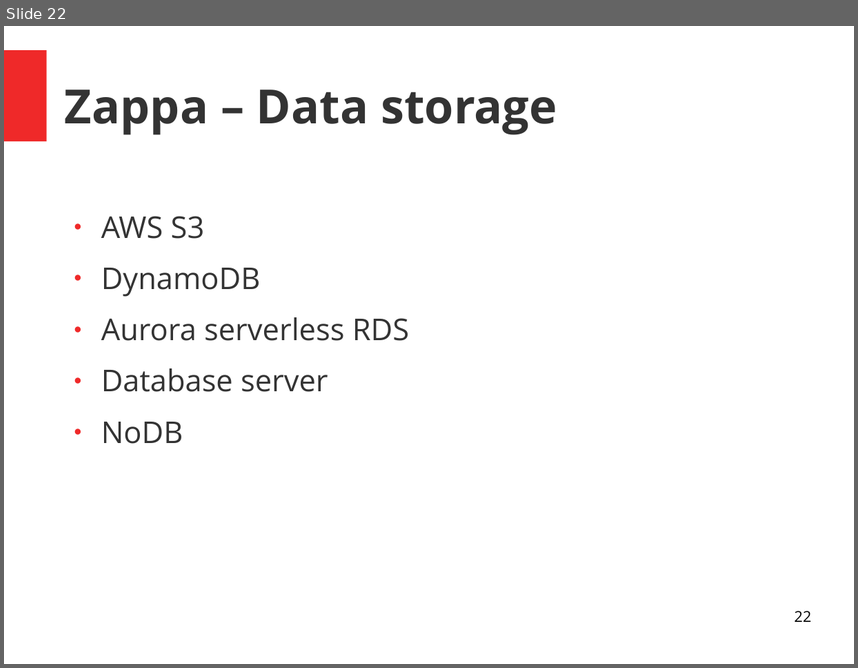
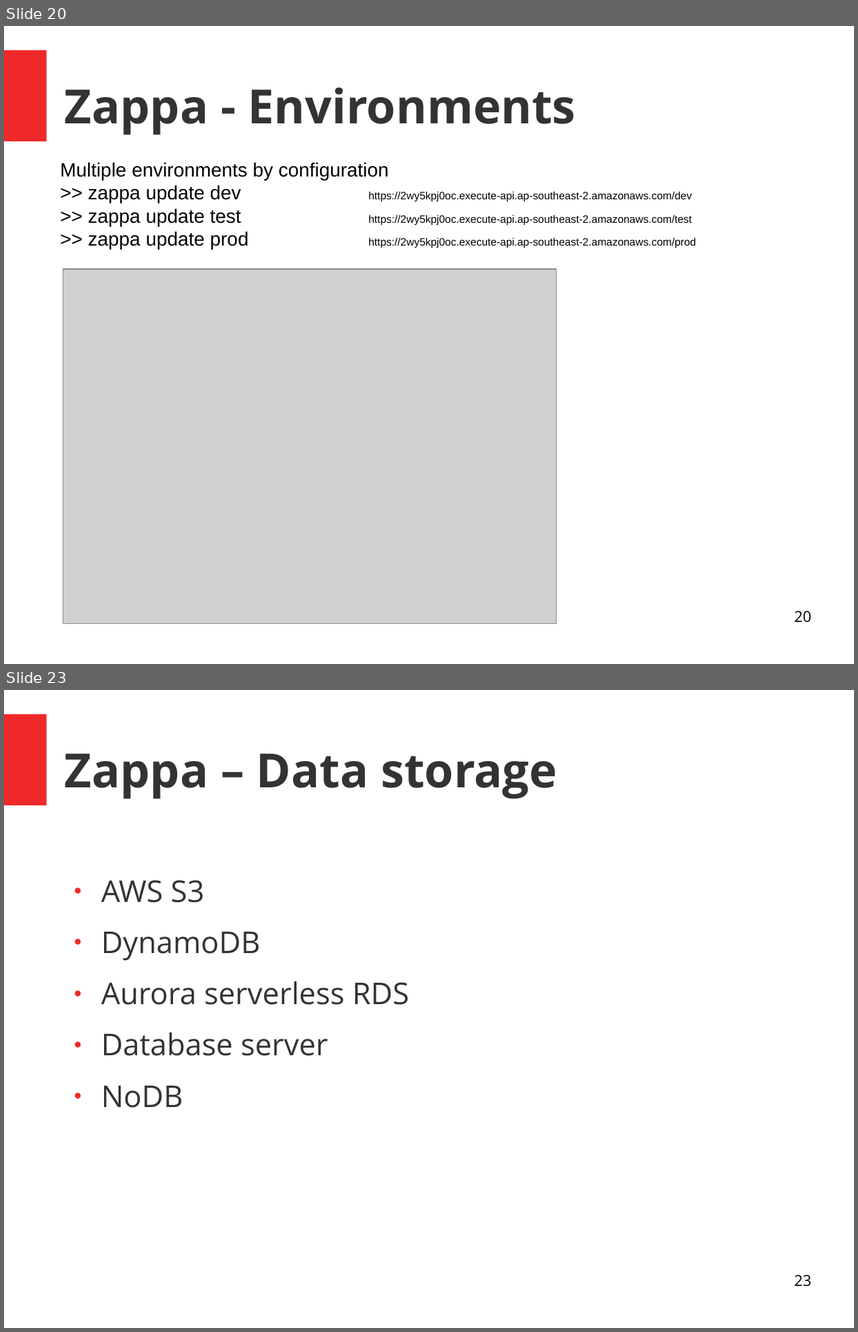
Before and after one commit to MattSegal/zappa-talk, a slide deck: presentation.odp. Shown one above the other, each under a label of ours: slide 22 before the commit, slides 20 and 23 after it; the slides between them are not shown. The pictures are 858x668 and 858x1332 pixels, drawn with LibreOffice and Linux fonts; fonts in the diff are those of the drawing; grey boxes stand for pictures. Boxes give left, top, right and bottom in pixels: in the first picture for what was removed or moved away, otherwise in the second. Text is boxed around its words. In the diff, an @@ line names an element or a change of style, - is before the commit and + after.

```diff
--- a/presentation.odp
+++ b/presentation.odp
@@ slide 20 added at (4, 26, 854, 664), background #FFFFFF; not listed: 1 template element that a slide beside it also shows @@
@@ title added at (65, 87, 576, 135), 44 pt, text #333333, bold @@
+Zappa - Environments
@@ text added at (60, 162, 696, 250), 10 pt, text #000000 @@
+Multiple environments by configuration
+>> zappa update dev https://2wy5kpj0oc.execute-api.ap-southeast-2.amazonaws.com/dev
+>> zappa update test https://2wy5kpj0oc.execute-api.ap-southeast-2.amazonaws.com/test
+>> zappa update prod https://2wy5kpj0oc.execute-api.ap-southeast-2.amazonaws.com/prod
@@ picture added at (63, 269, 557, 624) @@
@@ page number added at (794, 610, 811, 622), 14 pt, text #000000 @@
+20
@@ what was slide 22 is now slide 23 @@
@@ page number at (794, 1274, 811, 1286): text changed @@
-22
+23
```
Also in this commit, not shown: 10 slides changed, 4 other slides added, 5 slides removed, 1 other file.
